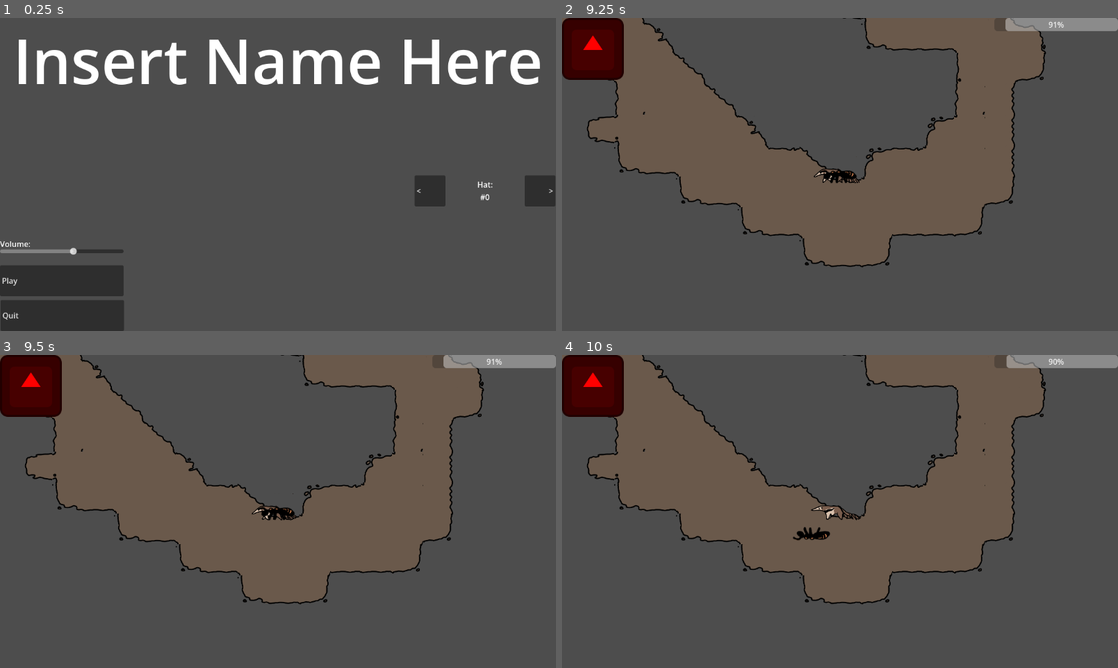
Above: before the commit, frames 1-4 (two rows, left to right).
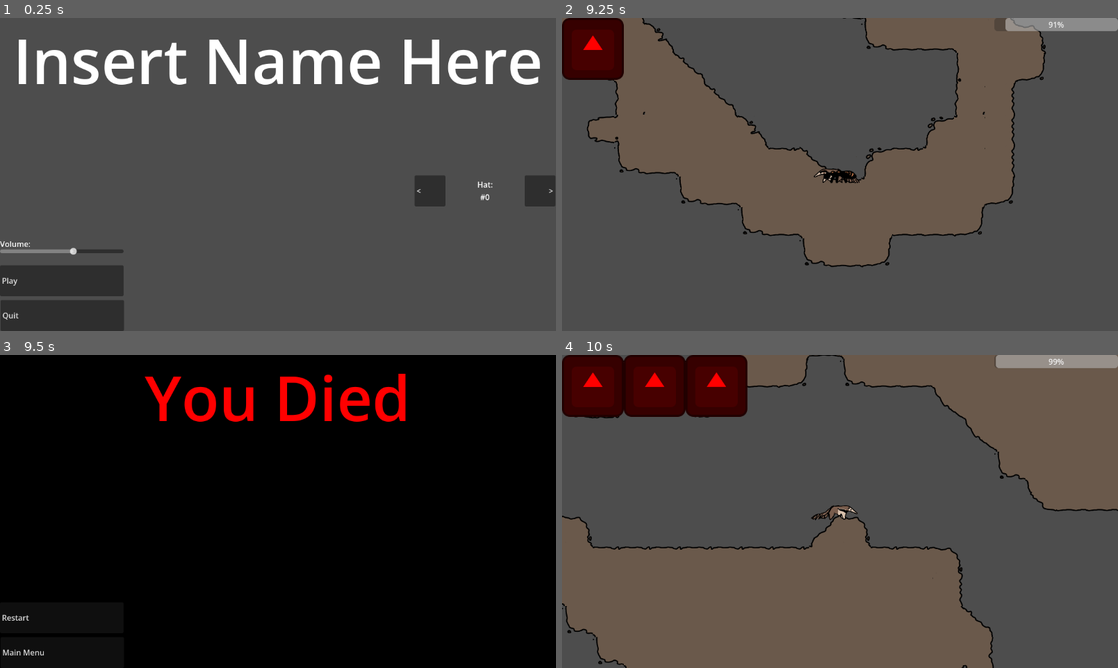
Above: after the commit, the same moments.

Repository: IncrediblyCreativeUsername/Team-Indecisive-Cutthroat-2026
Game: Godot game, scene res://UI/MainMenu.tscn
Same seed, same stepped clock (60 frames per second), same inputs: the game is played once before the commit and once after it. The engine's default icon, where the game draws it, is replaced by a stand-in: a white triangle on a blue panel in a dark square.
Inputs (mouse positions are in pixels of both pictures, inside the frame that each line leads up to):
- Up to frame 1 (0.25 s): no input
- Up to frame 2 (9.25 s): click "Play" at 0.5 s; tap Enter at 1.25 s; move the mouse to (812, 237) at 1.27 s; hold D (MOVE_RIGHT) 1.28-2.78 s; tap Q (DROP) every 2.25 s from 1.35 to 8.1 s; tap W (JUMP) at 1.52, 2.27, 3.77, 4.52, 5.27, 6.77, 7.52, 8.27 s; move the mouse to (1006, 221) at 2.02 s; tap E (EAT) every 2.25 s from 2.1 to 8.85 s; move the mouse to (673, 127) at 2.77 s; hold A (MOVE_LEFT) 2.78-5.03 s; click (673, 127) at 2.85 s; move the mouse to (867, 174) at 3.52 s; move the mouse to (756, 96) at 4.27 s; move the mouse to (962, 158) at 5.02 s; hold D (MOVE_RIGHT) 5.03-8.78 s; click (962, 158) at 5.1 s; move the mouse to (728, 190) at 5.77 s; move the mouse to (895, 105) at 6.52 s; move the mouse to (812, 237) at 7.27 s; click (812, 237) at 7.35 s; move the mouse to (1006, 221) at 8.02 s; move the mouse to (673, 127) at 8.77 s; hold A (MOVE_LEFT) from 8.78 s (still down)
- Up to frame 3 (9.5 s): keep holding A (MOVE_LEFT)
- Up to frame 4 (10 s): release A (MOVE_LEFT) at 9.5 s; click (623, 617) at 9.5 s, where only the run after the commit has a clickable "Restart"

Frames 1-2 are identical in both runs. In frame 3, 99% of the frame differs, in the area x 0-100%, y 0-100%; in frame 4, 56%.

Commit message:
Enemey Damage Cooldown

Diff:
--- a/Enemy/Enemy.tscn
+++ b/Enemy/Enemy.tscn
@@ -40,6 +40,7 @@
 collision_layer = 4
 script = ExtResource("1_3o4wt")
 knockback = 5000
+damageCooldownMax = 40
 
 [node name="Sprite2D" type="AnimatedSprite2D" parent="." unique_id=164208408]
 modulate = Color(0.99607843, 0.6156863, 0.38431373, 1)
--- a/Enemy/enemy.gd
+++ b/Enemy/enemy.gd
@@ -3,14 +3,16 @@
 @export var gravity : int = 100
 @export var speed : int = 600
 @export var damage : int = 1
-@export var knockback : int = 1000
+@export var knockback : int = 2000
 @export var hungerRestore : int = 20
+@export var damageCooldownMax : int = 30
 
 @onready var player = get_parent().find_child("Player")
 @onready var visibility := $VisibleOnScreenEnabler2D
 
 @onready var sprite = $Sprite2D
 var wasGrabbed := false
+var damageCooldown = 0
 
 func _ready() -> void:
 	var index = randi_range(0,2);
@@ -20,17 +22,23 @@
 
 
 func _physics_process(_delta: float) -> void:
+	if damageCooldown > 0:
+		damageCooldown -= 1
+	if damageCooldown <= 0 && $DamageArea.monitoring == false:
+		$DamageArea.set_deferred("monitoring",true)
+
+
 	#only execute code if onscreen
 	if visibility.is_on_screen():
 		#X movement
 		velocity.x = 0
 		if !wasGrabbed:
-			#failsafe to leave head of player
-			if abs(player.global_position.x - global_position.x) < 128 &&  player.global_position.y - global_position.y > 64:
-				velocity.x += 1
-				sprite.flip_h = true
+			#failsafe to leave head of player -- NO LONGER NEEDED (NO COLLISONS)
+			#if abs(player.global_position.x - global_position.x) < 128 &&  player.global_position.y - global_position.y > 64:
+			#	velocity.x += 1
+			#	sprite.flip_h = true
 			#standard targeting
-			elif abs(player.global_position.x - global_position.x) > 10:
+			if abs(player.global_position.x - global_position.x) > 10:
 				if player.global_position.x >= global_position.x:
 					velocity.x += 1
 					sprite.flip_h = true
@@ -75,6 +83,8 @@
 	if body.name == "Player":
 		if !wasGrabbed:
 			Globals.hurt(damage)
+			$DamageArea.set_deferred("monitoring",false)
+			damageCooldown = damageCooldownMax
 			if velocity.x > 0:
 				body.velocity.x += knockback
 			else:
